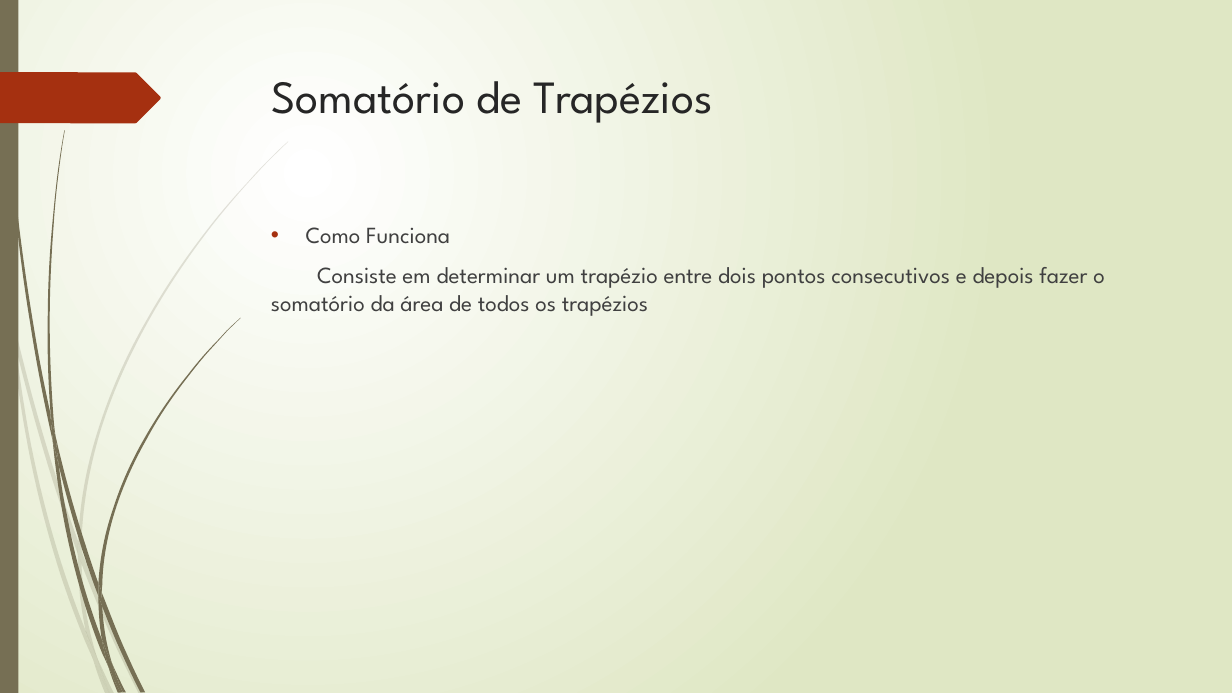
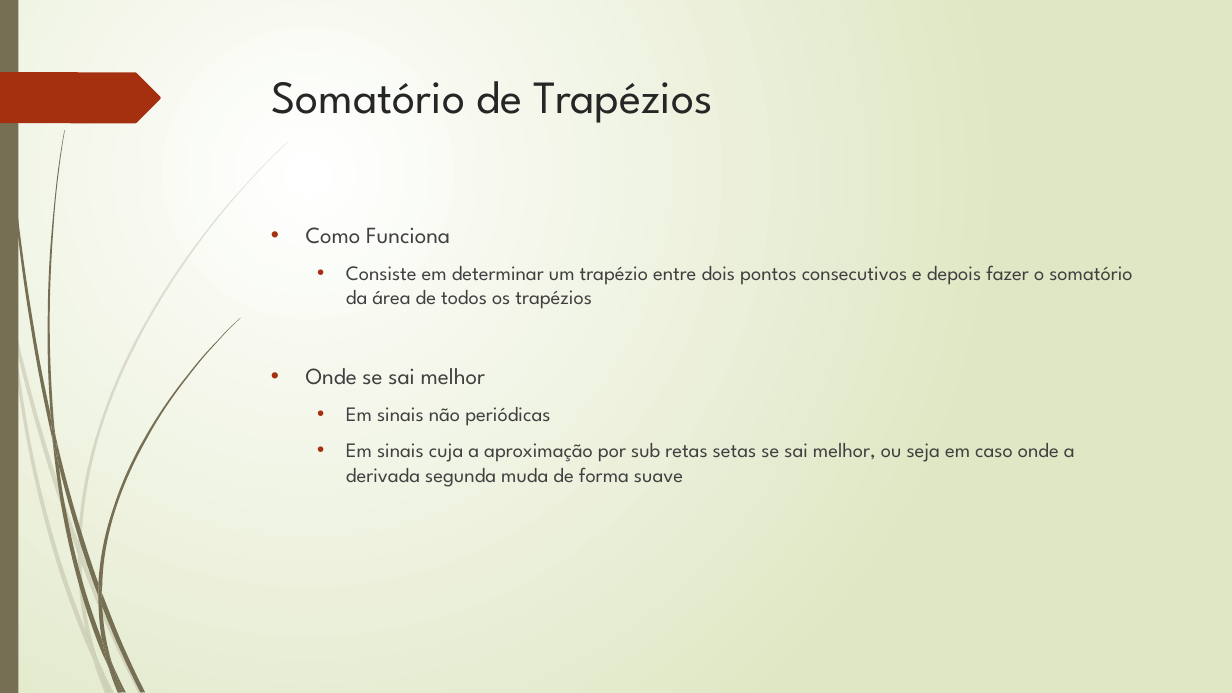
Before and after one commit to sandoval/mag1, a slide deck: slide 4 of Apresentaçao/Vitor/Integral Computacional.pptx. Drawn at 1232x693 pixels with LibreOffice and Linux fonts; fonts in the diff are those of the drawing. Boxes give left, top, right and bottom in pixels: in the first picture for what was removed or moved away, otherwise in the second. Text is boxed around its words. In the diff, an @@ line names an element or a change of style, - is before the commit and + after.

Commit message:
Presentation

```diff
--- a/Apresentaçao/Vitor/Integral Computacional.pptx
+++ b/Apresentaçao/Vitor/Integral Computacional.pptx
@@ text at (x1=346, y1=265, x2=1132, y2=309): size 18 to 16 pt in "Consiste em determinar um trapézio entre dois ..."; bullet none to •; list level 1 to 2 in "Consiste em determinar um trapézio ..." @@
@@ text at (x1=306, y1=368, x2=1075, y2=487): paragraphs added @@
+• Onde se sai melhor
+  • Em sinais não periódicas
+  • Em sinais cuja a aproximação por sub retas setas se sai melhor, ou seja em caso onde a derivada segunda muda de forma suave
```
Also in this commit, not shown: 3 other slides changed, 5 slides removed.
